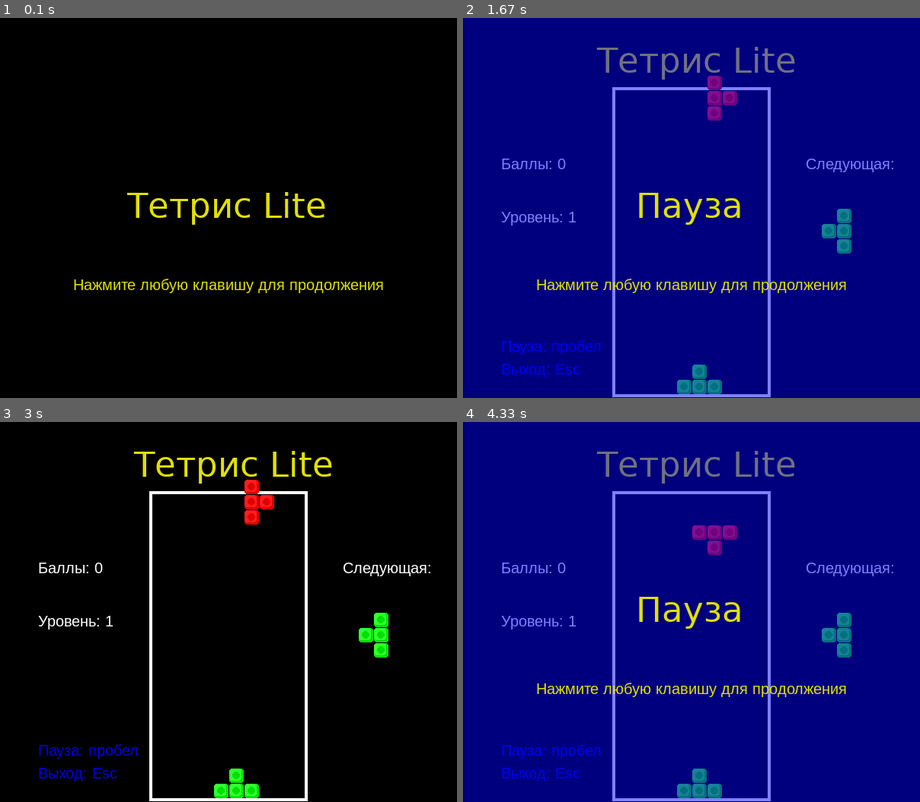
Above: before the commit, frames 1-4 (two rows, left to right).
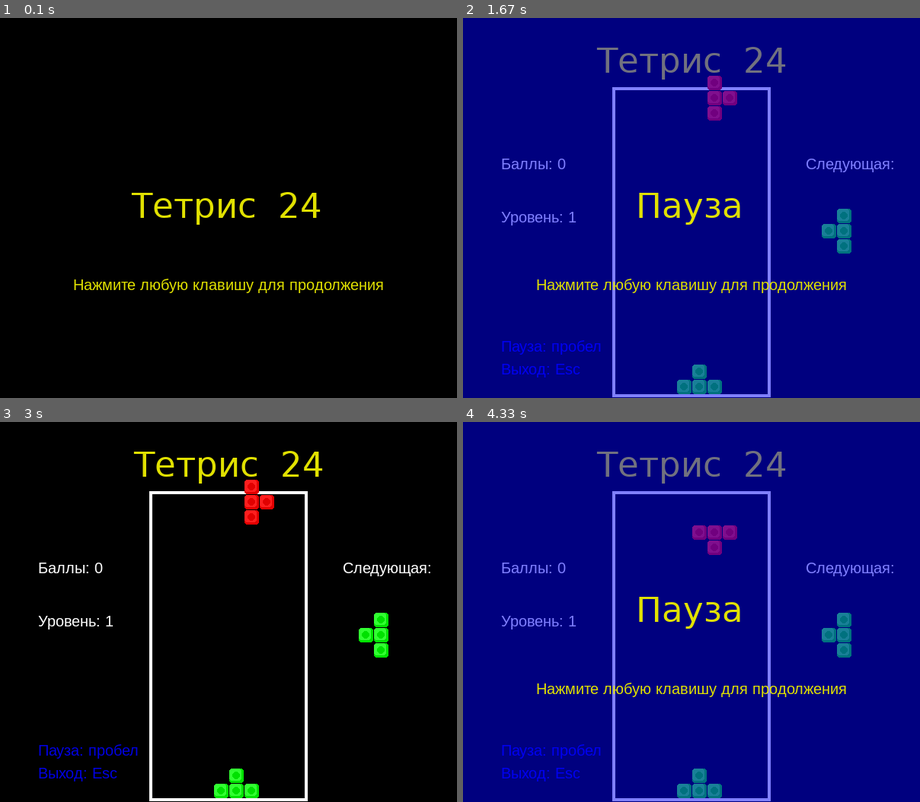
Above: after the commit, the same moments.

Repository: Iluabio/Tetris-pygame
Game: pygame game, started from tetris.py
Same seed, same stepped clock (60 frames per second), same inputs: the game is played once before the commit and once after it.
Inputs:
- Up to frame 1 (0.1 s): no input
- Up to frame 2 (1.67 s): tap Enter at 0.33, 0.67 s; hold Right 1-1.47 s; tap Space at 1.07, 1.37, 1.57 s; hold Up from 1.5 s (still down)
- Up to frame 3 (3 s): release Up at 1.8 s; hold Right 1.83-2.3 s; tap Space at 1.9, 2.2, 2.4, 2.7 s; hold Left 2.33-2.87 s
- Up to frame 4 (4.33 s): hold Left 3.23-3.63 s; tap Space at 3.3, 3.73, 4.13 s; hold Up 3.67-4.03 s; hold Right from 4.07 s (still down)

The runs differ from the first frame. In frame 1, 1.2% of the frame differs, in the area x 27-72%, y 45-55%; in frame 2, 0.4%; in frame 3, 0.4%; in frame 4, 0.4%.

Commit message:
tetris 24

Diff:
--- a/tetris.py
+++ b/tetris.py
@@ -128,8 +128,8 @@
     display_surf = pg.display.set_mode((window_w, window_h))
     basic_font = pg.font.SysFont('arial', 20)
     big_font = pg.font.SysFont('verdana', 45)
-    pg.display.set_caption('Тетрис Lite')
-    showText('Тетрис Lite')
+    pg.display.set_caption('Тетрис  24')
+    showText('Тетрис  24')
     while True: # начинаем игру
         runTetris()
         pauseScreen()
@@ -389,7 +389,7 @@
             drawBlock(x, y, cup[x][y])
 
 def drawTitle():
-    titleSurf = big_font.render('Тетрис Lite', True, title_color)
+    titleSurf = big_font.render('Тетрис  24', True, title_color)
     titleRect = titleSurf.get_rect()
     titleRect.topleft = (window_w - 425, 30)
     display_surf.blit(titleSurf, titleRect)
